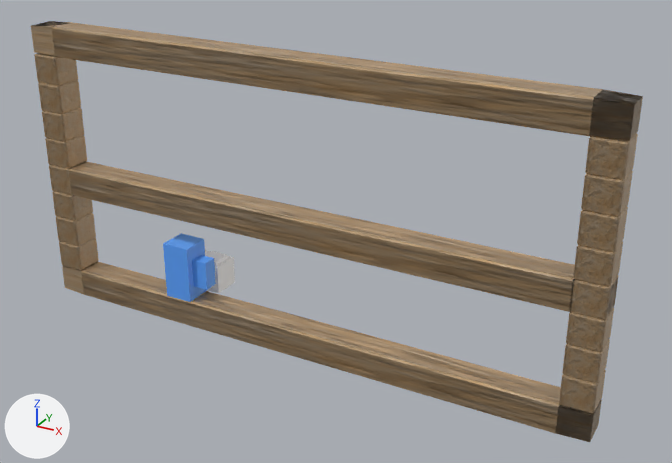
The Blender file MapEditor/5Stages/5Stages.blend, before and after one commit.
The view is the same before and after, from a 50 mm lens placed at (37.5, -46.3, 32.4), pointed at (11.2, 1.5, 8.5). The lights are fixed; the arrows at lower left show +X, +Y and +Z. The picture after the commit comes second.

The first picture shows 'NormalBlock.001', 'NormalBlock.002', 'NormalBlock.010', 'NormalBlock.039', 'NormalBlock.049', 'NormalBlock.050', 'NormalBlock.051', 'NormalBlock.052', 'NormalBlock.053', 'NormalBlock.054', 'NormalBlock.055', 'PlayerCore' and 9 more.
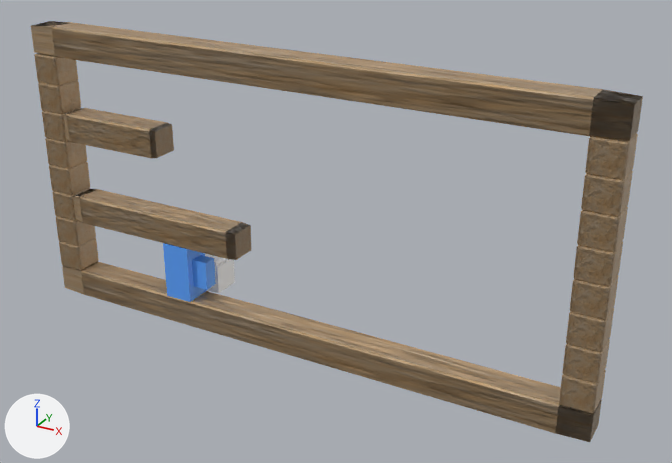
Where the change shows, as pixel boxes [x1, y1, x2, y2] in the pictures (672 x 463 px):
'NormalBlock.002', moved, rescaled (68% narrower, 54% shorter)
    before: [68, 162, 618, 319]
    after: [73, 189, 251, 260]
'NormalBlock.003', added (brown)
    after: [63, 108, 174, 158]

The edits, one by one:
Picture 'woodTex.png.069' (img_woodtex_png_069) is new.
Picture 'NormalMap.png.069' (img_normalmap_png_069) is new.
Material 'Material.072' (mat_material_072) is new.
Uses the picture img_normalmap_png_069.
Uses the picture img_woodtex_png_069.
Mesh me_cube_002 is new.
It has 24 vertices, 44 faces and spans x -1.0..1.0, y -1.0..1.0, z -1.0..1.0.
It uses material mat_material_072.
Object 'NormalBlock.002' (ob_normalblock_002) moves from (9.0, 0.0, 9.0) to (-2.0, 0.0, 7.0).
Object 'NormalBlock.002' (ob_normalblock_002) is rescaled from (20.0, 1.0, 1.0) to (7.0, 1.0, 1.0).
Object 'NormalBlock.003' (ob_normalblock_003) is new; it shows me_cube_002.
Its location is (-5.0, 0.0, 13.06).
Its rotation in degrees is (90, 0, -180).
Its scale is (4.0, 1.0, 1.0).
